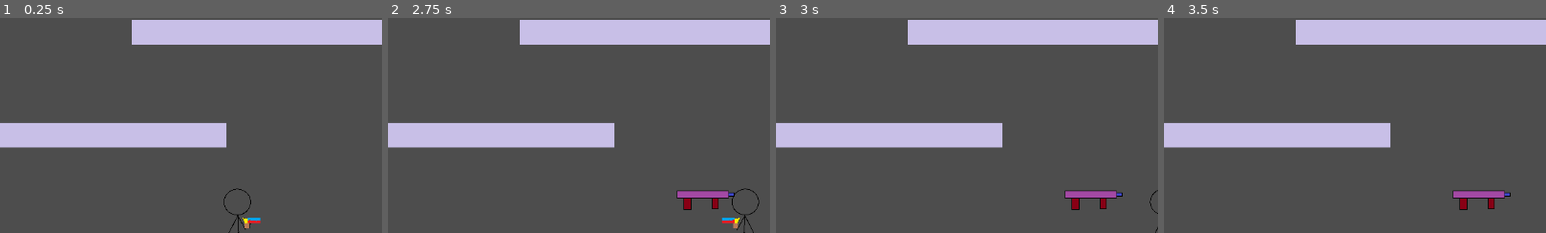
Above: before the commit, frames 1-4 (left to right).
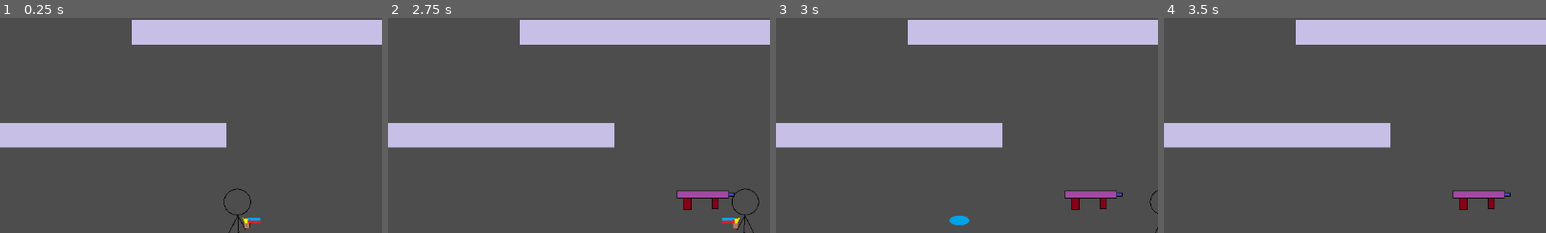
Above: after the commit, the same moments.

Repository: SigmaF001/Songkran-2077
Game: Godot game, scene res://Scene/battle_scene.tscn
The game is run twice, just before and just after one commit, with the same random seed, the same clock (stepped at 60 frames per second) and the same inputs.
Inputs:
- Up to frame 1 (0.25 s): no input
- Up to frame 2 (2.75 s): tap Enter (ui_accept) at 0.5 s; hold J (atk_1) 0.53-1.28 s; hold D (right_1) 0.53-2.03 s; tap W (jump_1) at 0.77, 1.52 s; tap Keypad 1 (atk_2) at 0.8, 1.35, 2.3 s; tap J (atk_1) at 1.55 s; hold A (left_1) from 2.03 s (still down); hold J (atk_1) from 2.03 s (still down)
- Up to frame 3 (3 s): release A (left_1) at 2.78 s; release J (atk_1) at 2.78 s; hold D (right_1) from 2.78 s (still down); tap Keypad 1 (atk_2) at 2.85 s
- Up to frame 4 (3.5 s): keep holding D (right_1); tap W (jump_1) at 3.02 s; tap J (atk_1) at 3.05 s
The pictures show only the part of the screen within x 3-53%, y 43-93%; the shares and areas given below are measured in that part.

Frames 1-2 are identical in both runs. In frame 3, 0.2% of the frame differs, in the area x 45-51%, y 92-97%; in frame 4, nothing differs.

Commit message:
Water gun full auto system

Diff:
--- a/Character/player_1.gd
+++ b/Character/player_1.gd
@@ -13,6 +13,7 @@
 var jump_velocity = -600
 var shoot_cooldown = false
 var name_weapon : String
+var number_bullet : int
 
 func _physics_process(delta):
 	velocity.y += gravity * delta
@@ -31,7 +32,7 @@
 	move_and_slide()
 	reverse_gravity()
 	facing_direction()
-	shoot()
+	check_weapon()
 
 func reverse_gravity():
 	if Input.is_action_just_pressed("r_gravity_1"):
@@ -61,18 +62,30 @@
 		$Marker2D.rotation = 0
 
 func shoot():
-	if Input.is_action_just_pressed("atk_1") and shoot_cooldown == false:
-		var shoot_bullet = bullet.instantiate()
-		if sprite.flip_h == true:
-			shoot_bullet.direction = Vector2.LEFT
-		if sprite.flip_h == false:
-			shoot_bullet.direction = Vector2.RIGHT
-		shoot_bullet.p_shooter = player_character
-		owner.add_child(shoot_bullet)
-		shoot_bullet.global_position = $Marker2D.global_position
-		$Cooldown.start()
-		shoot_cooldown = true
+	var shoot_bullet = bullet.instantiate()
+	if sprite.flip_h == true:
+		shoot_bullet.direction = Vector2.LEFT
+	if sprite.flip_h == false:
+		shoot_bullet.direction = Vector2.RIGHT
+	shoot_bullet.p_shooter = player_character
+	owner.add_child(shoot_bullet)
+	shoot_bullet.global_position = $Marker2D.global_position
+	$Cooldown.start()
+	shoot_cooldown = true
 
 
 func _on_cooldown_timeout():
 	shoot_cooldown = false
+
+func check_weapon():
+	if (weapon_sprite.texture == preload("res://Asset/Item/water_gun_full_auto.png")):
+		$Cooldown.wait_time = 0.2
+		if Input.is_action_pressed("atk_1") and shoot_cooldown == false:
+			shoot()
+			number_bullet -= 1
+			if number_bullet <= 0:
+				weapon_sprite.texture = preload("res://Asset/Item/GunWater_lv1.png")
+	if (weapon_sprite.texture == preload("res://Asset/Item/GunWater_lv1.png")):
+		$Cooldown.wait_time = 0.5
+		if Input.is_action_just_pressed("atk_1") and shoot_cooldown == false:
+			shoot()
--- a/Character/player_2.gd
+++ b/Character/player_2.gd
@@ -12,6 +12,8 @@
 var direction
 var jump_velocity = -600
 var shoot_cooldown = false
+var name_weapon : String
+var number_bullet : int
 
 func _physics_process(delta):
 	velocity.y += gravity * delta
@@ -25,12 +27,12 @@
 	if is_on_floor() and Input.is_action_just_pressed("down_2"):
 		position.y += 1
 
-	Global.p_2_score = score
+	Global.p_1_score = score
 
 	move_and_slide()
 	reverse_gravity()
 	facing_direction()
-	shoot()
+	check_weapon()
 
 func reverse_gravity():
 	if Input.is_action_just_pressed("r_gravity_2"):
@@ -60,18 +62,30 @@
 		$Marker2D.rotation = 0
 
 func shoot():
-	if Input.is_action_just_pressed("atk_2") and shoot_cooldown == false:
-		var shoot_bullet = bullet.instantiate()
-		if sprite.flip_h == true:
-			shoot_bullet.direction = Vector2.LEFT
-		if sprite.flip_h == false:
-			shoot_bullet.direction = Vector2.RIGHT
-		shoot_bullet.p_shooter = player_character
-		owner.add_child(shoot_bullet)
-		shoot_bullet.global_position = $Marker2D.global_position
-		$Cooldown.start()
-		shoot_cooldown = true
+	var shoot_bullet = bullet.instantiate()
+	if sprite.flip_h == true:
+		shoot_bullet.direction = Vector2.LEFT
+	if sprite.flip_h == false:
+		shoot_bullet.direction = Vector2.RIGHT
+	shoot_bullet.p_shooter = player_character
+	owner.add_child(shoot_bullet)
+	shoot_bullet.global_position = $Marker2D.global_position
+	$Cooldown.start()
+	shoot_cooldown = true
 
 
 func _on_cooldown_timeout():
 	shoot_cooldown = false
+
+func check_weapon():
+	if (weapon_sprite.texture == preload("res://Asset/Item/water_gun_full_auto.png")):
+		$Cooldown.wait_time = 0.2
+		if Input.is_action_pressed("atk_2") and shoot_cooldown == false:
+			shoot()
+			number_bullet -= 1
+			if number_bullet <= 0:
+				weapon_sprite.texture = preload("res://Asset/Item/GunWater_lv1.png")
+	if (weapon_sprite.texture == preload("res://Asset/Item/GunWater_lv1.png")):
+		$Cooldown.wait_time = 0.5
+		if Input.is_action_just_pressed("atk_2") and shoot_cooldown == false:
+			shoot()
--- a/Character/player_2.tscn
+++ b/Character/player_2.tscn
@@ -12,7 +12,7 @@
 script = ExtResource("1_ffnm5")
 player_character = NodePath(".")
 
-[node name="Sprite2D" type="Sprite2D" parent="." groups=["player"]]
+[node name="Sprite2D" type="Sprite2D" parent="."]
 texture = ExtResource("2_pywg6")
 flip_h = true
 
--- a/Object/Weapons/water_gun_full_auto.gd
+++ b/Object/Weapons/water_gun_full_auto.gd
@@ -6,4 +6,5 @@
 	if body.is_in_group("player"):
 		body.weapon_sprite.texture = $Sprite2D.texture
 		body.name_weapon = "GunFullAuto"
+		body.number_bullet = 20
 		queue_free()
